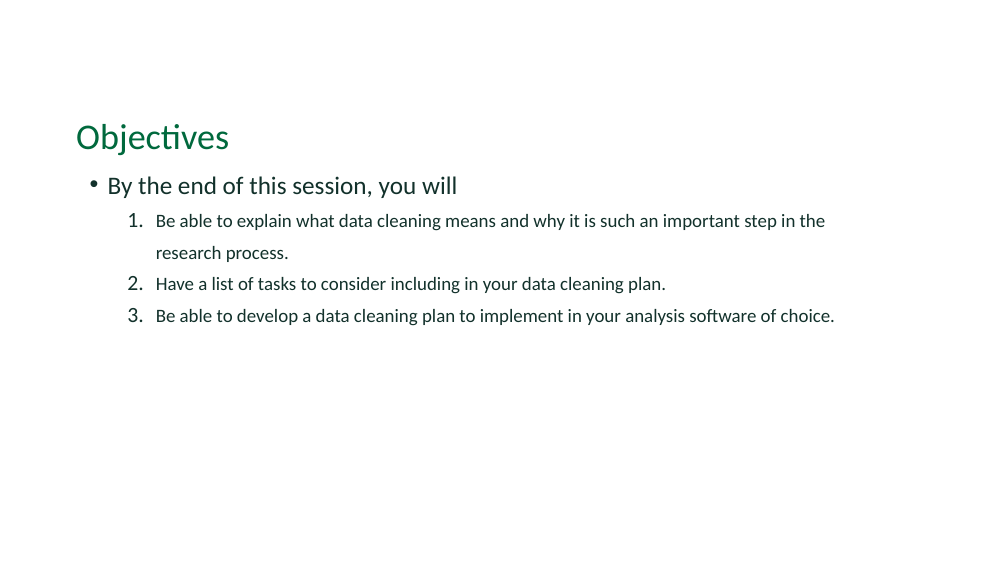
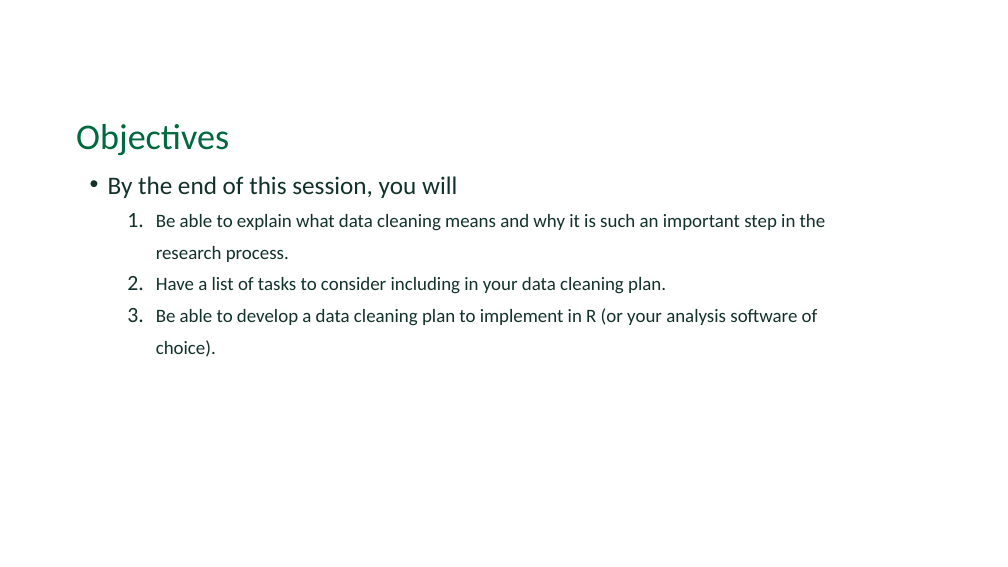
Before and after one commit to Dartmouth-Libraries/r_research-fundamentals_ws, a slide deck: slide 2 of slides/03a_Data-Cleaning.pptx. Drawn at 1008x567 pixels with LibreOffice and Linux fonts; fonts in the diff are those of the drawing; background and template pictures are left out. Boxes give left, top, right and bottom in pixels: in the first picture for what was removed or moved away, otherwise in the second. Text is boxed around its words. In the diff, an @@ line names an element or a change of style, - is before the commit and + after.

Commit message:
3a data cleaning slide updates

```diff
--- a/slides/03a_Data-Cleaning.pptx
+++ b/slides/03a_Data-Cleaning.pptx
@@ text at [156, 308, 818, 357]: text changed @@
-    3. Be able to develop a data cleaning plan to implement in your analysis software of choice.
+    3. Be able to develop a data cleaning plan to implement in R (or your analysis software of choice).
```
Also in this commit, not shown: 2 other slides changed, 4 slides added, 2 slides removed.
